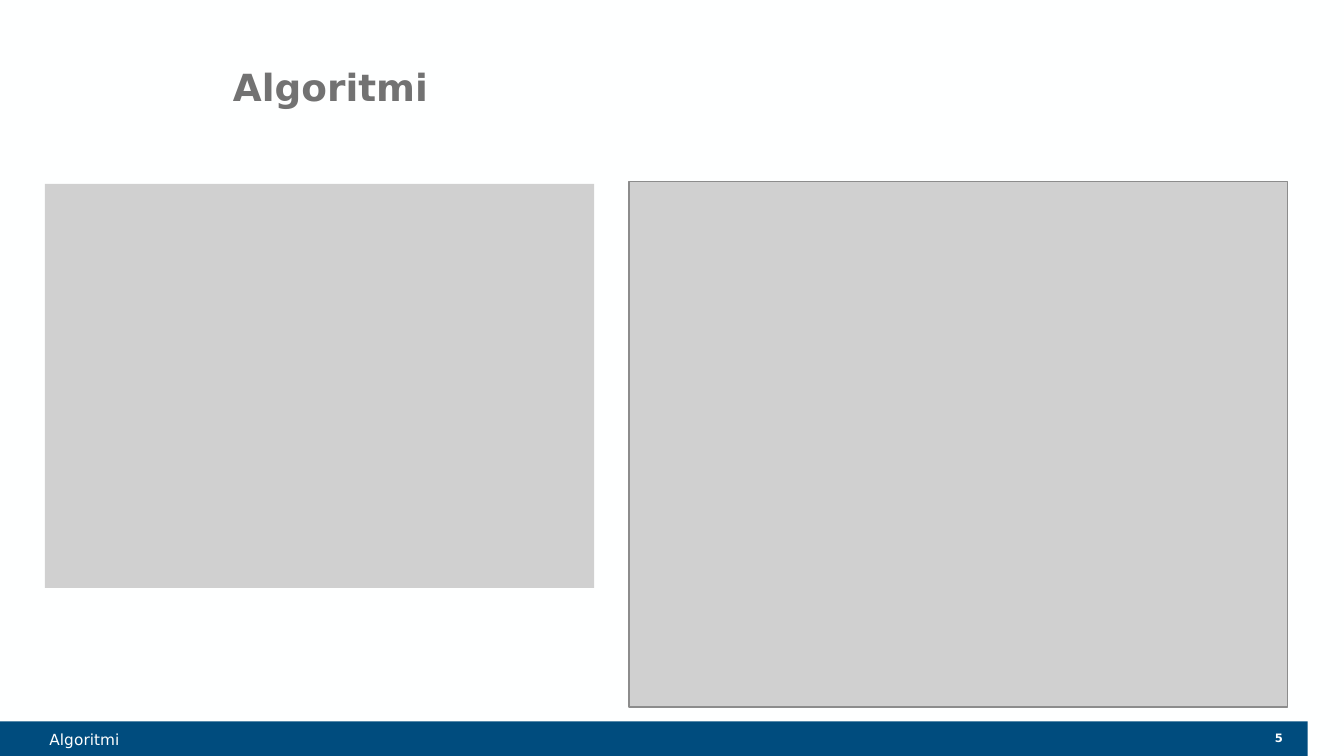
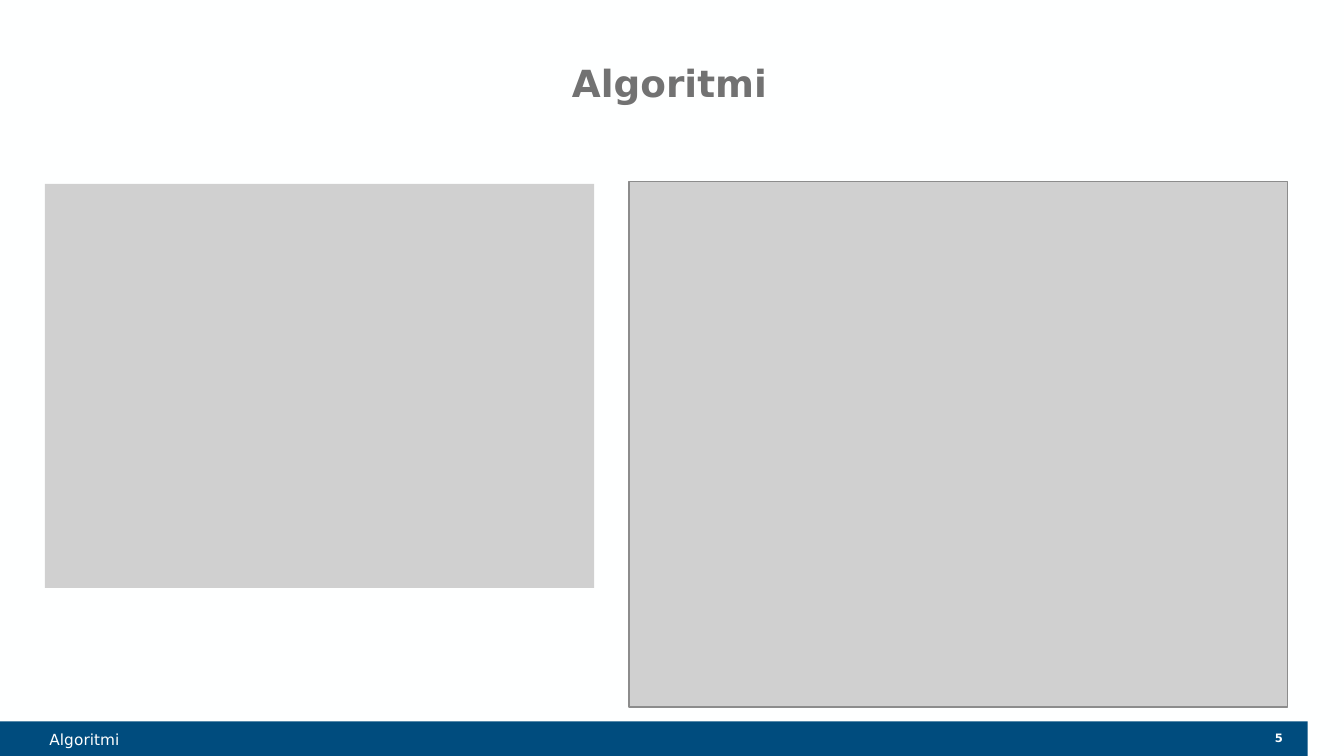
Before and after one commit to IvanNece/Tesi_Necerini, a slide deck: slide 5 of PowerPoint/TesiNecerini_Presentazione.pptx. Drawn at 1344x756 pixels with LibreOffice and Linux fonts; fonts in the diff are those of the drawing; grey boxes stand for pictures; background and template pictures are left out. Boxes give left, top, right and bottom in pixels: in the first picture for what was removed or moved away, otherwise in the second. Text is boxed around its words. In the diff, an @@ line names an element or a change of style, - is before the commit and + after.

```diff
--- a/PowerPoint/TesiNecerini_Presentazione.pptx
+++ b/PowerPoint/TesiNecerini_Presentazione.pptx
@@ title "Algoritmi": place and size @@
-title "Algoritmi" at <box>233,72,428,109</box>
+title "Algoritmi" at <box>572,68,767,105</box>
```
Also in this commit, not shown: 2 other slides changed, 5 slides added, 1 slide removed, 4 other files.
